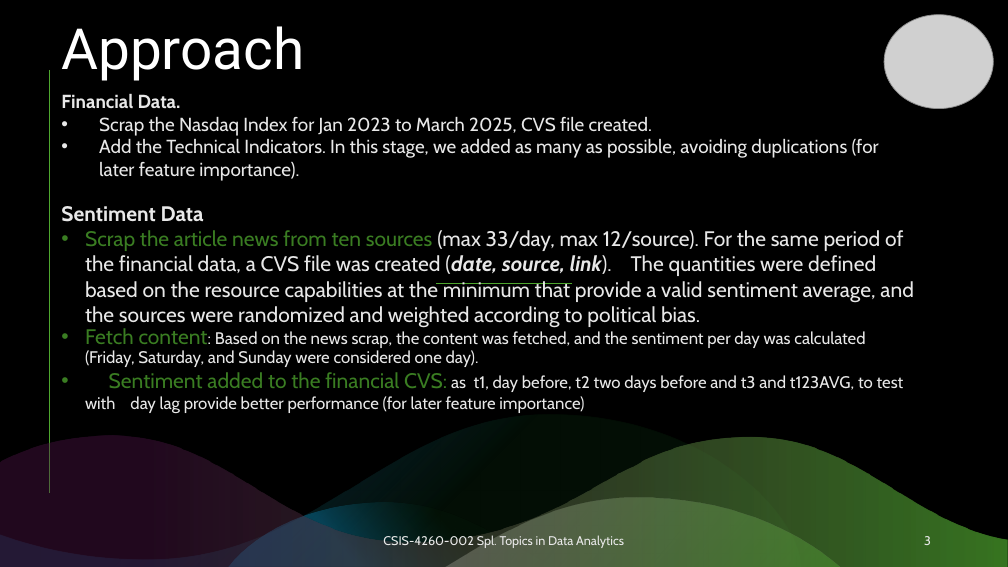
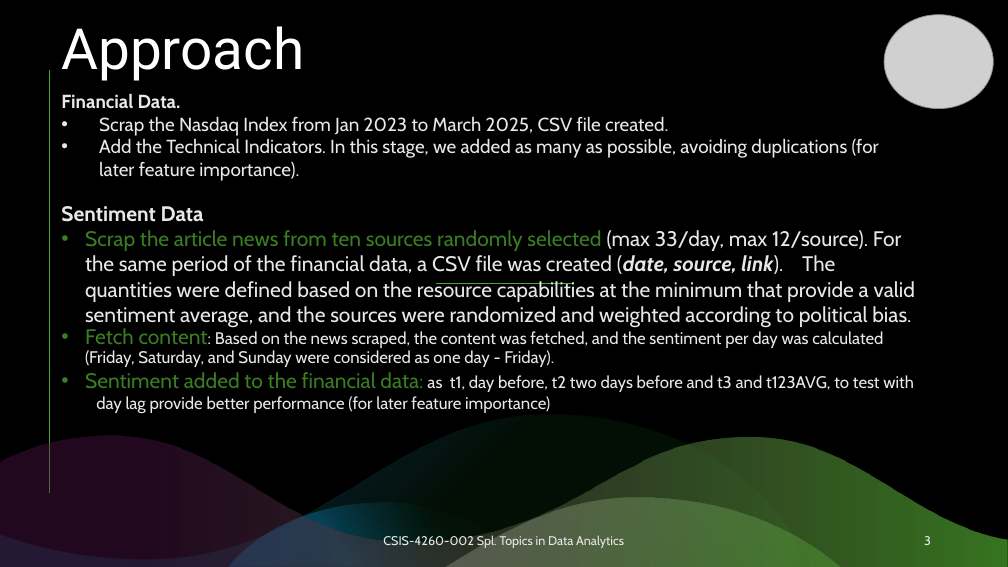
Before and after one commit to Carlos-Sibaja/2025Topics, a slide deck: slide 3 of NASDAQ UP.pptx. Drawn at 1008x567 pixels with LibreOffice and Linux fonts; fonts in the diff are those of the drawing; grey boxes stand for pictures. Boxes give left, top, right and bottom in pixels: in the first picture for what was removed or moved away, otherwise in the second. Text is boxed around its words. In the diff, an @@ line names an element or a change of style, - is before the commit and + after.

Commit message:
modified PPT

```diff
--- a/NASDAQ UP.pptx
+++ b/NASDAQ UP.pptx
@@ text at bbox=[99, 117, 668, 136]: text changed @@
-• Scrap the Nasdaq Index for Jan 2023 to March 2025, CVS file created.
+• Scrap the Nasdaq Index from Jan 2023 to March 2025, CSV file created.
@@ text at bbox=[85, 230, 915, 413]: text changed @@
-• Scrap the article news from ten sources (max 33/day, max 12/source). For the same period of the financial data, a CVS file was created (date, source, link). The quantities were defined based on the resource capabilities at the minimum that provide a valid sentiment average, and the sources were randomized and weighted according to political bias.
-  • Fetch content: Based on the news scrap, the content was fetched, and the sentiment per day was calculated (Friday, Saturday, and Sunday were considered one day).
-• Sentiment added to the financial CVS: as t1, day before, t2 two days before and t3 and t123AVG, to test with day lag provide better performance (for later feature importance)
+• Scrap the article news from ten sources randomly selected (max 33/day, max 12/source). For the same period of the financial data, a CSV file was created (date, source, link). The quantities were defined based on the resource capabilities at the minimum that provide a valid sentiment average, and the sources were randomized and weighted according to political bias.
+  • Fetch content: Based on the news scraped, the content was fetched, and the sentiment per day was calculated (Friday, Saturday, and Sunday were considered as one day - Friday).
+• Sentiment added to the financial data: as t1, day before, t2 two days before and t3 and t123AVG, to test with day lag provide better performance (for later feature importance)
```
Also in this commit, not shown: 4 other slides changed, 1 other file.
